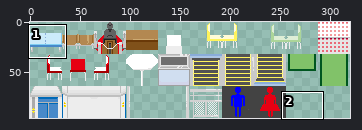
Sprite sheet -- pic/object.png. Above: a wide view before the commit, with the close-up outlined.
Close-up. Before:
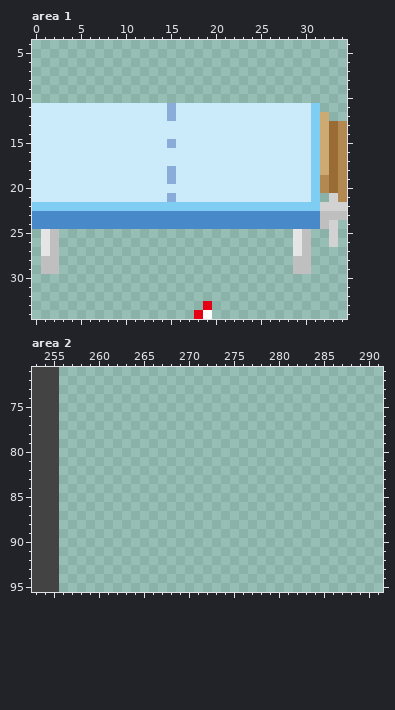
The file is 320x96 pixels. Shown: area 1: x 0..34, y 4..34; area 2: x 253..291, y 71..95.
New version:
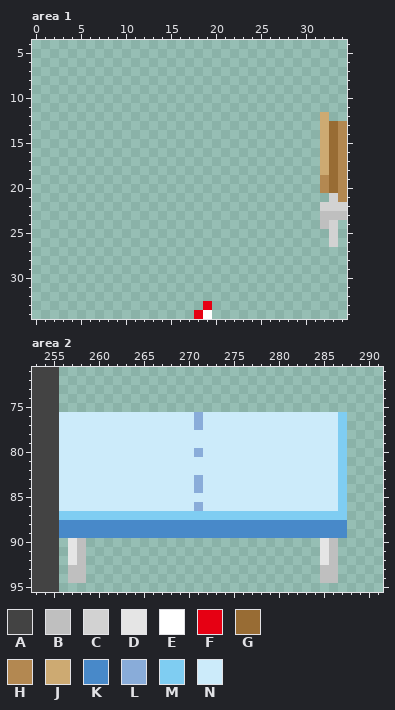
Palette (. is transparent): A #434343  B #bfbfbf  C #d2d2d2  D #e5e5e5  E #ffffff  F #e60013  G #986c34  H #b38851  J #cdaa72  K #4889c9  L #89acd9  M #7fcdf2  N #ccebfa
Change:
Changed rows in their new state; - is an unchanged pixel.
Area 1:
first column x 0:
11 ................................
12 ................................
13 ................................
14 ................................
15 ................................
16 ................................
17 ................................
18 ................................
19 ................................
20 ................................
21 ................................
22 ................................
23 ................................
24 ................................
25 -..--------------------------..-
26 -..--------------------------..-
27 -..--------------------------..-
28 -..--------------------------..-
29 -..--------------------------..-
Area 2:
first column x 256:
76 NNNNNNNNNNNNNNNLNNNNNNNNNNNNNNNM
77 NNNNNNNNNNNNNNNLNNNNNNNNNNNNNNNM
78 NNNNNNNNNNNNNNNNNNNNNNNNNNNNNNNM
79 NNNNNNNNNNNNNNNNNNNNNNNNNNNNNNNM
80 NNNNNNNNNNNNNNNLNNNNNNNNNNNNNNNM
81 NNNNNNNNNNNNNNNNNNNNNNNNNNNNNNNM
82 NNNNNNNNNNNNNNNNNNNNNNNNNNNNNNNM
83 NNNNNNNNNNNNNNNLNNNNNNNNNNNNNNNM
84 NNNNNNNNNNNNNNNLNNNNNNNNNNNNNNNM
85 NNNNNNNNNNNNNNNNNNNNNNNNNNNNNNNM
86 NNNNNNNNNNNNNNNLNNNNNNNNNNNNNNNM
87 MMMMMMMMMMMMMMMMMMMMMMMMMMMMMMMM
88 KKKKKKKKKKKKKKKKKKKKKKKKKKKKKKKK
89 KKKKKKKKKKKKKKKKKKKKKKKKKKKKKKKK
90 -DB--------------------------DB-
91 -DB--------------------------DB-
92 -DB--------------------------DB-
93 -BB--------------------------BB-
94 -BB--------------------------BB-
Where, in picture pixels (left, top, right, bottom), the same in both close-ups:
erased: (32, 103, 320, 274)
added: (59, 412, 347, 583)
